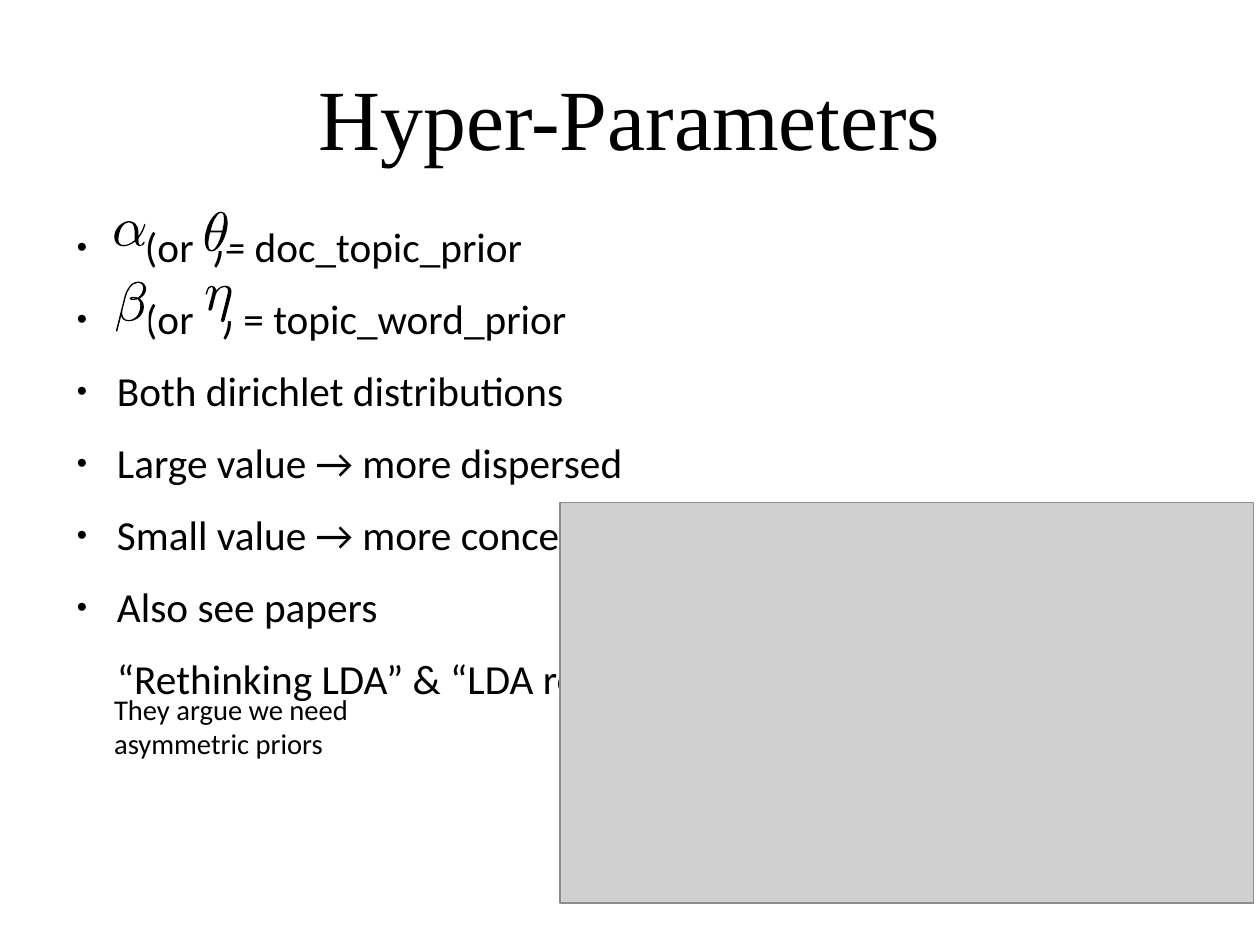
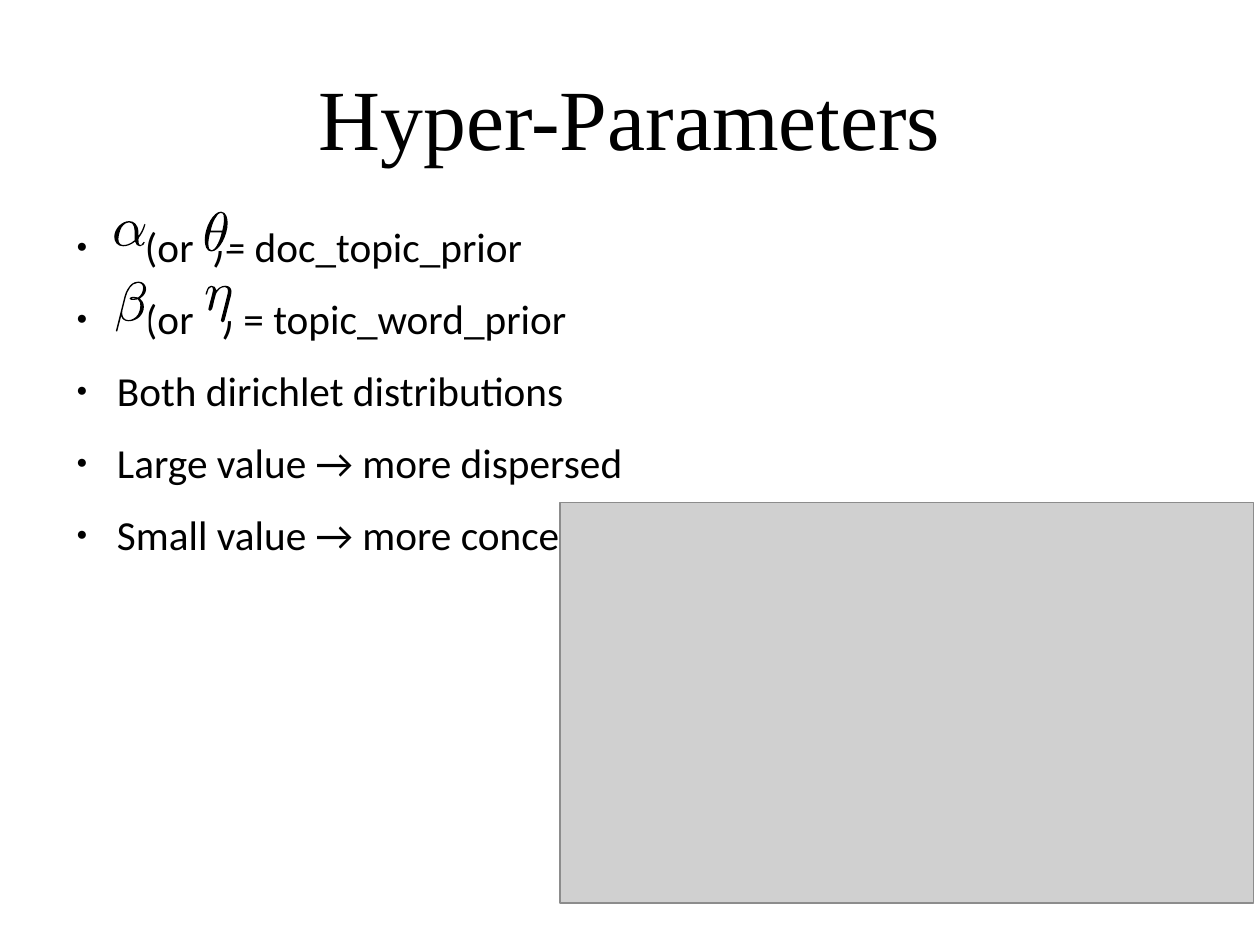
Before and after one commit to amueller/applied_ml_spring_2017, a slide deck: slide 28 of slides/aml-20-040517.odp (slide 26 before the commit). Drawn at 1260x945 pixels with LibreOffice and Linux fonts; fonts in the diff are those of the drawing; grey boxes stand for pictures. Boxes give left, top, right and bottom in pixels: in the first picture for what was removed or moved away, otherwise in the second. Text is boxed around its words. In the diff, an @@ line names an element or a change of style, - is before the commit and + after.

```diff
--- a/slides/aml-20-040517.odp
+++ b/slides/aml-20-040517.odp
@@ text at (117, 593, 704, 704): paragraphs removed @@
-● Also see papers
-“Rethinking LDA” & “LDA revisited”
@@ text removed at (114, 696, 347, 759) @@
-They argue we need asymmetric priors
```
Also in this commit, not shown: 1 other slide changed, 6 slides added, 2 other files.
